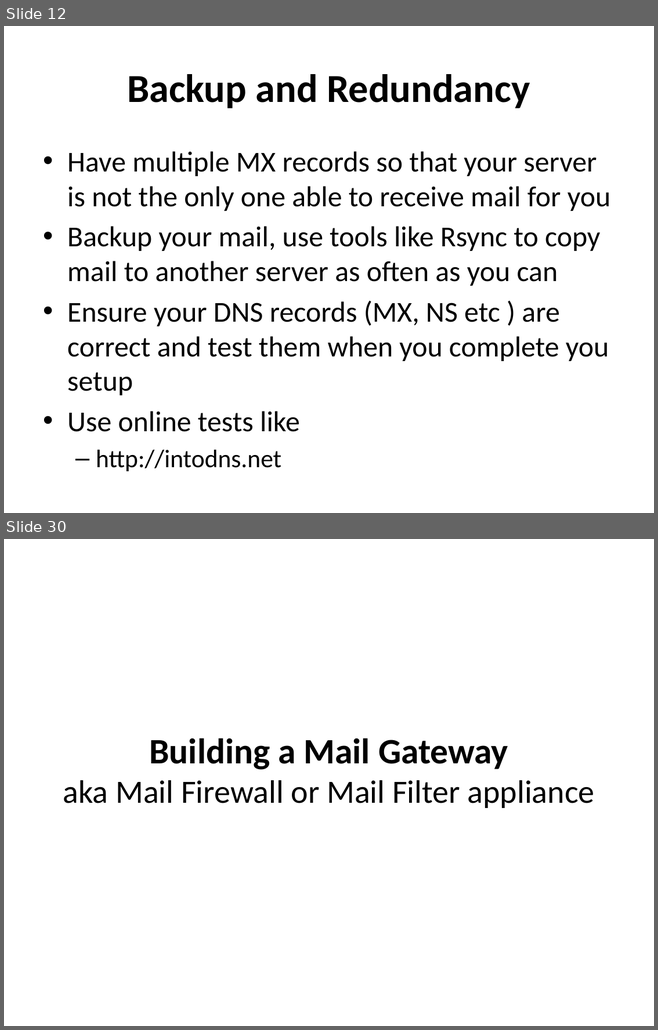
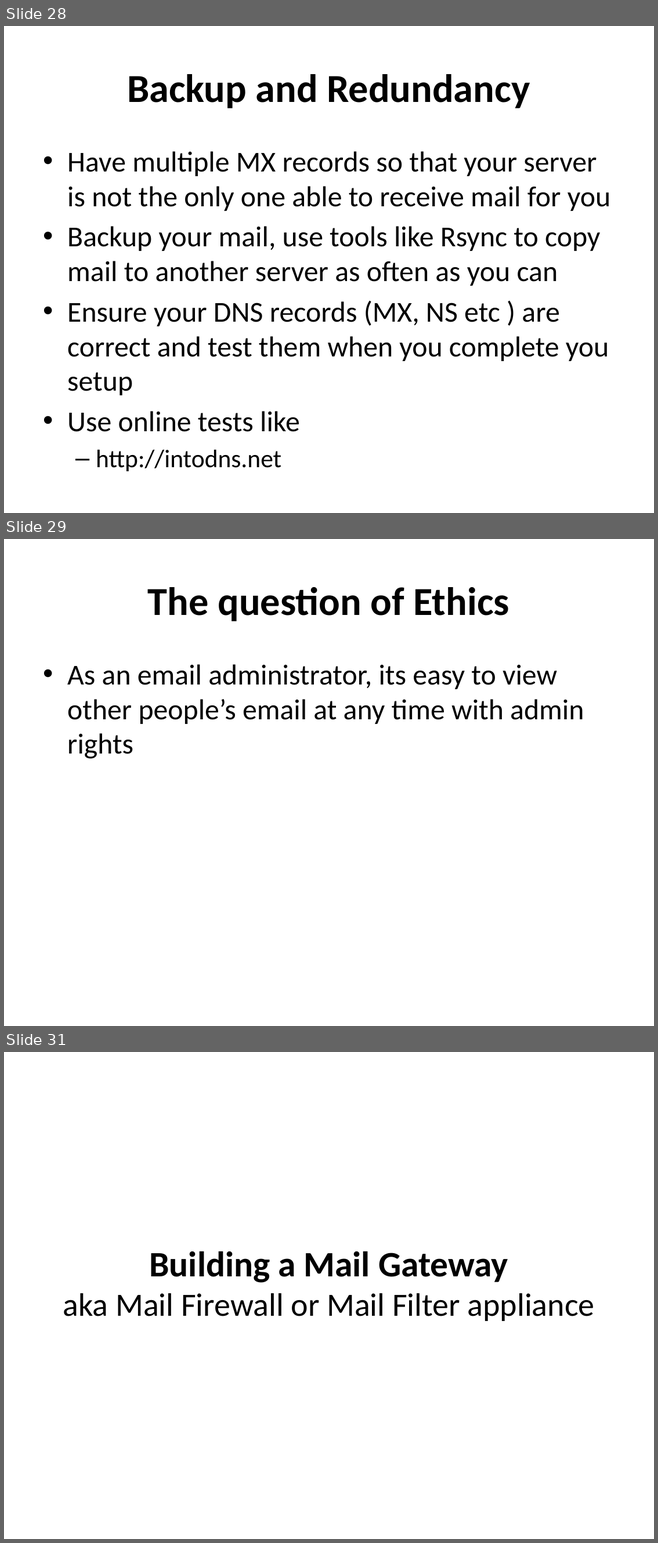
Before and after one commit to afnog/afnog.github.io, a slide deck: sse/postfix/postfix-mailgateway-debian.pptx. Shown one above the other, each under a label of ours: slides 12 and 30 before the commit, slides 28, 29 and 31 after it; the slides between them are not shown. The pictures are 658x1030 and 658x1543 pixels, drawn with LibreOffice and Linux fonts; fonts in the diff are those of the drawing. Boxes give left, top, right and bottom in pixels: in the first picture for what was removed or moved away, otherwise in the second. Text is boxed around its words. In the diff, an @@ line names an element or a change of style, - is before the commit and + after.

```diff
--- a/sse/postfix/postfix-mailgateway-debian.pptx
+++ b/sse/postfix/postfix-mailgateway-debian.pptx
@@ slide 29 added at (4,539,654,1026), background #FFFFFF @@
@@ title added at (148,587,509,621), 44 pt, text #000000, bold @@
+The question of Ethics
@@ text added at (67,664,583,759), 32 pt, text #000000 @@
+• As an email administrator, its easy to view other people’s email at any time with admin rights
@@ what was slide 12 is now slide 28 @@
@@ what was slide 30 is now slide 31 @@
```
Also in this commit, not shown: 11 slides changed, 7 other slides added, 3 slides removed, 30 other files.
